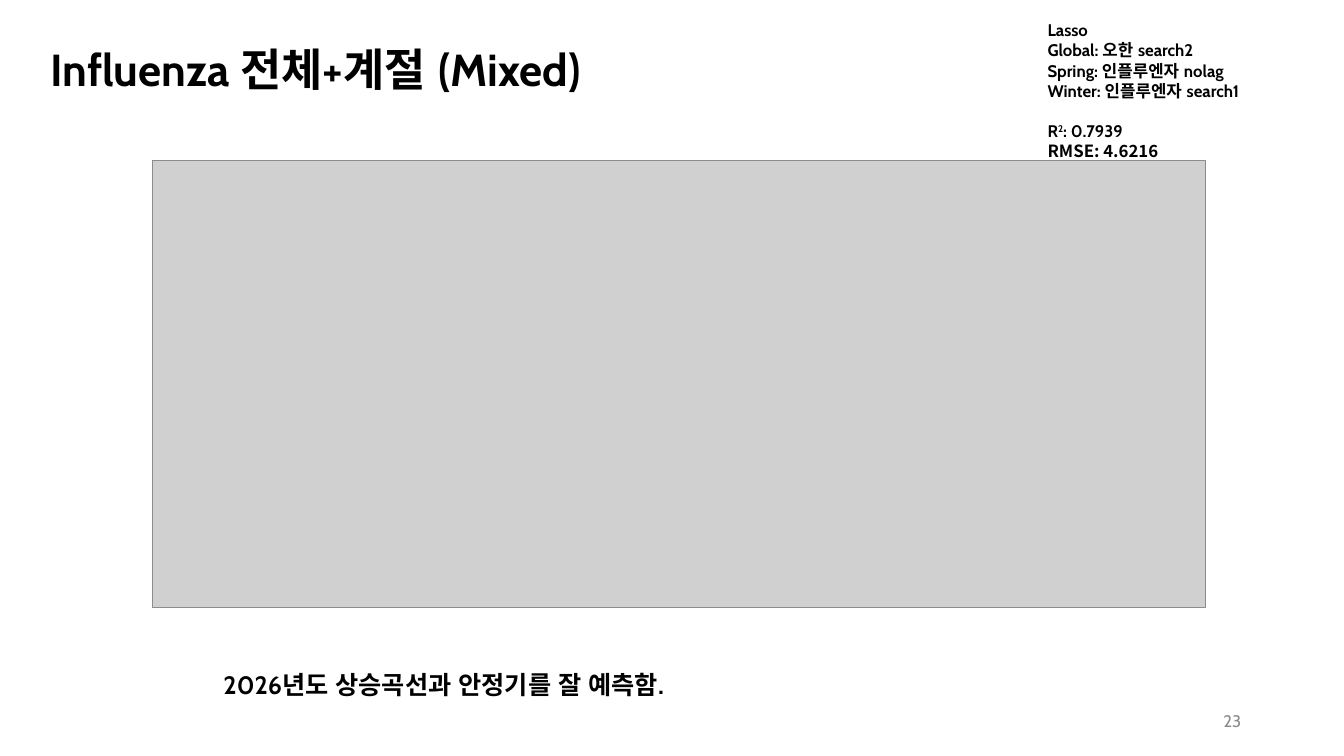
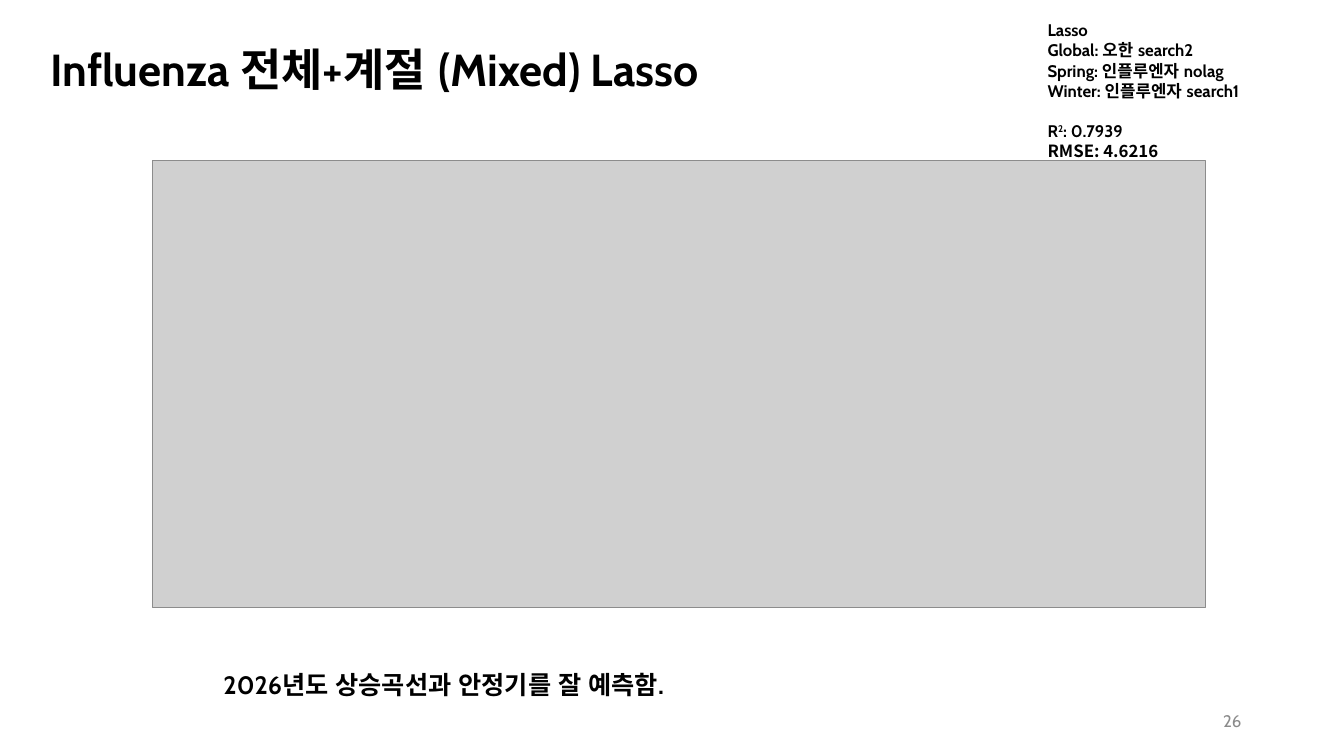
Before and after one commit to sjnkang/EpiSearch, a slide deck: slide 26 of meeting/2026-09-22.pptx (slide 23 before the commit). Drawn at 1344x756 pixels with LibreOffice and Linux fonts; fonts in the diff are those of the drawing; grey boxes stand for pictures. Boxes give left, top, right and bottom in pixels: in the first picture for what was removed or moved away, otherwise in the second. Text is boxed around its words. In the diff, an @@ line names an element or a change of style, - is before the commit and + after.

```diff
--- a/meeting/2026-09-22.pptx
+++ b/meeting/2026-09-22.pptx
@@ title at [50, 48, 699, 92]: text changed @@
-Influenza 전체+계절 (Mixed)
+Influenza 전체+계절 (Mixed) Lasso
@@ page number at [1223, 715, 1241, 727]: text changed @@
-23
+26
```
Also in this commit, not shown: 6 other slides changed, 3 slides added, 8 other files.
